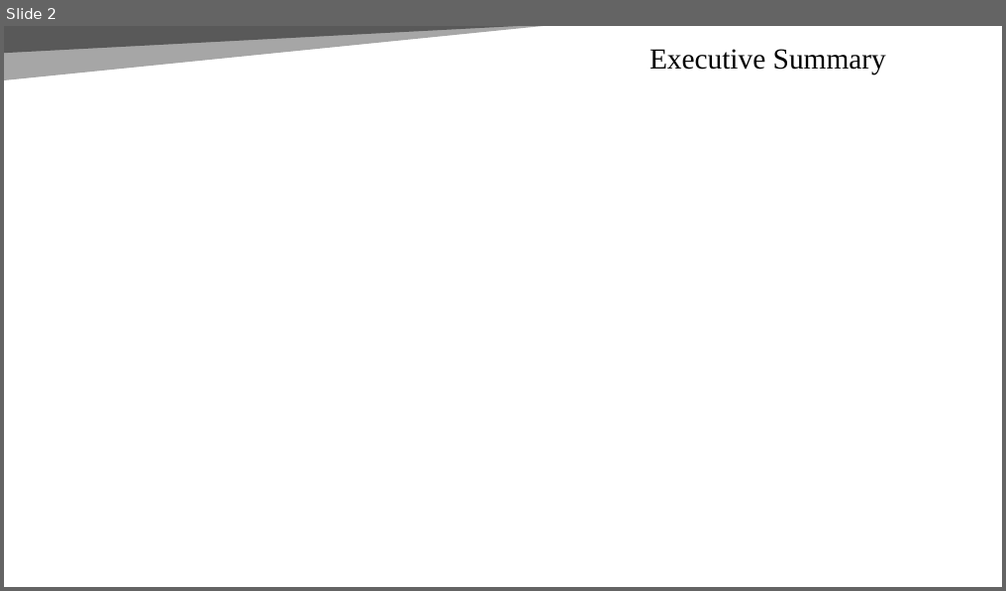
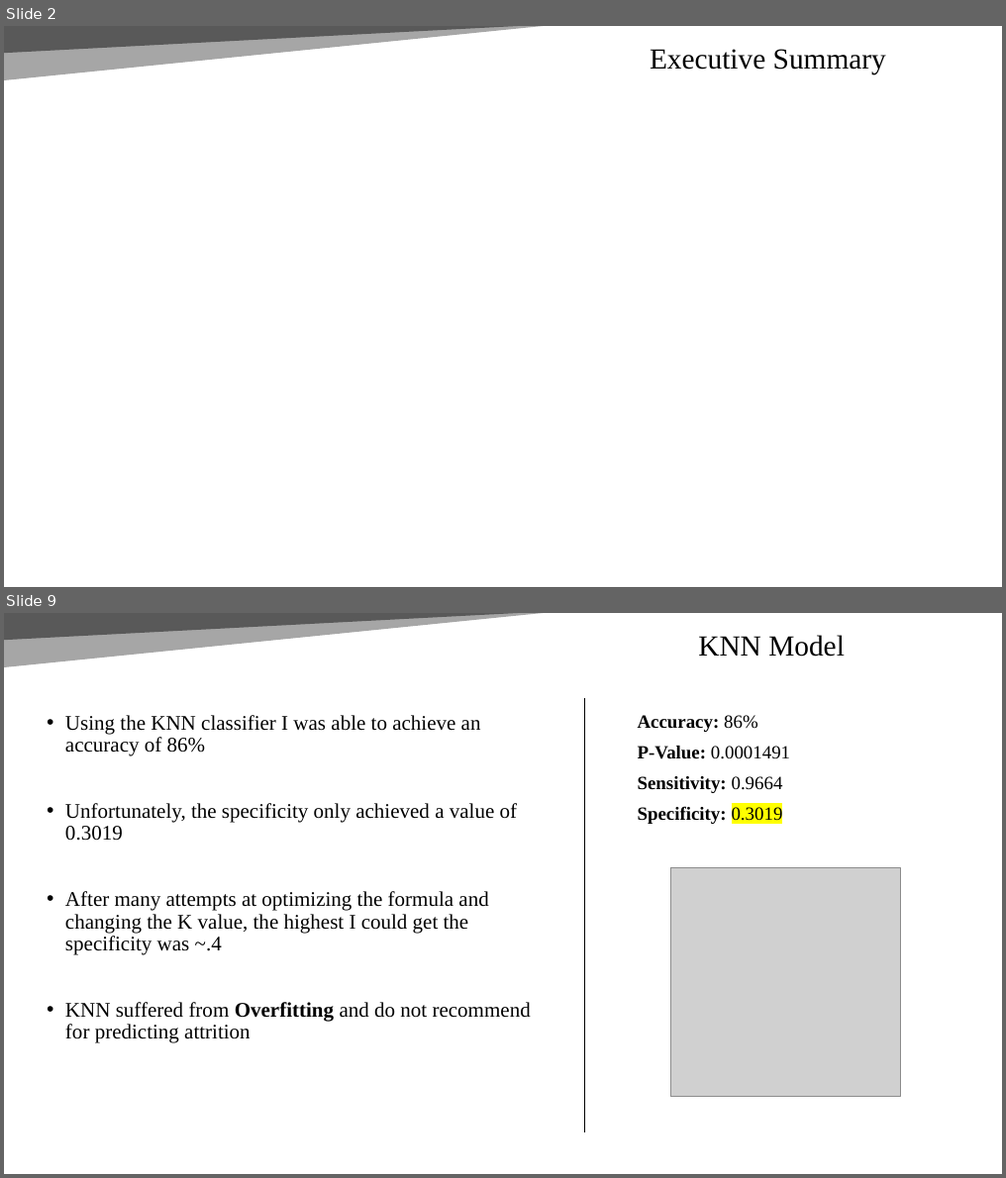
Before and after one commit to Abillelatus/CaseStudy2DDS, a slide deck: CaseStudy2DDS.pptx. Shown one above the other, each under a label of ours: slide 2 before the commit, slides 2 and 9 after it; the slides between them are not shown. The pictures are 1006x591 and 1006x1178 pixels, drawn with LibreOffice and Linux fonts; fonts in the diff are those of the drawing; grey boxes stand for pictures. Boxes give left, top, right and bottom in pixels: in the first picture for what was removed or moved away, otherwise in the second. Text is boxed around its words. In the diff, an @@ line names an element or a change of style, - is before the commit and + after.

```diff
--- a/CaseStudy2DDS.pptx
+++ b/CaseStudy2DDS.pptx
@@ slide 9 added at bbox=[4, 613, 1002, 1174], background #FFFFFF; not listed: 2 template elements that a slide beside it also shows @@
@@ title added at bbox=[698, 635, 845, 657], 28 pt, text #000000 @@
+KNN Model
@@ line added from (584, 697) to (584, 1133), #000000 0.5 pt @@
@@ text added at bbox=[65, 715, 531, 1044], 20 pt, text #000000 @@
+• Using the KNN classifier I was able to achieve an accuracy of 86%
+• Unfortunately, the specificity only achieved a value of 0.3019
+• After many attempts at optimizing the formula and changing the K value, the highest I could get the specificity was ~.4
+• KNN suffered from Overfitting and do not recommend for predicting attrition
@@ text added at bbox=[638, 715, 790, 824], 18 pt, text #000000, bold @@
+Accuracy: 86%
+P-Value: 0.0001491
+Sensitivity: 0.9664
+Specificity: 0.3019
@@ picture added at bbox=[671, 867, 900, 1096] @@
```
Also in this commit, not shown: 9 other slides added, 4 other files.
